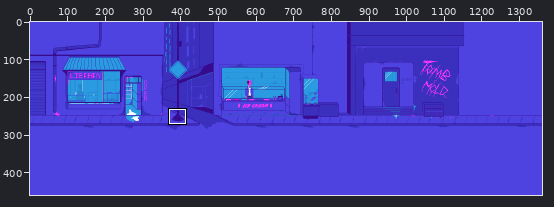
Pixel-art file, stored at Assets/Sprites/City/scenario-city.ase. The picture above shows the old version from afar; the outline marks the close-up.
Close-up. Before the edit:
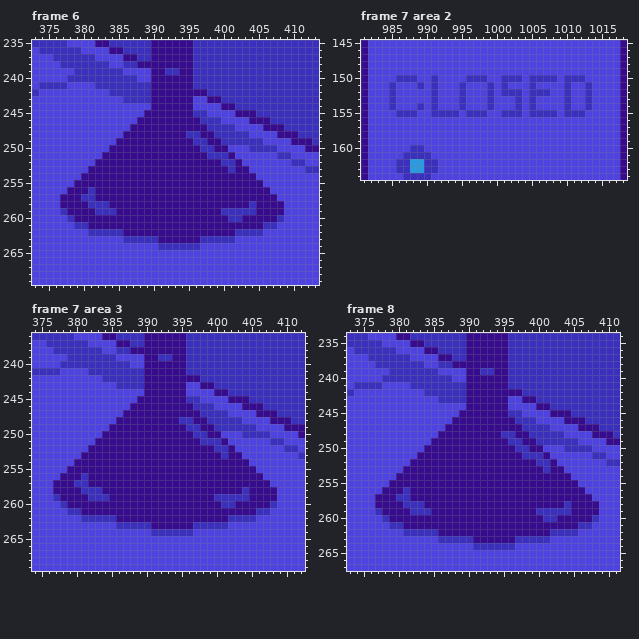
1360x460 pixels, 10 frames. Colours within 5 levels of each other are drawn and written as one. Shown: frame 6: x 373..413, y 235..269; frame 7 area 2: x 981..1018, y 145..164; frame 7 area 3: x 374..412, y 236..269; frame 8: x 373..411, y 234..267. The commit also changed other frames or places, which this record leaves out.
The result:
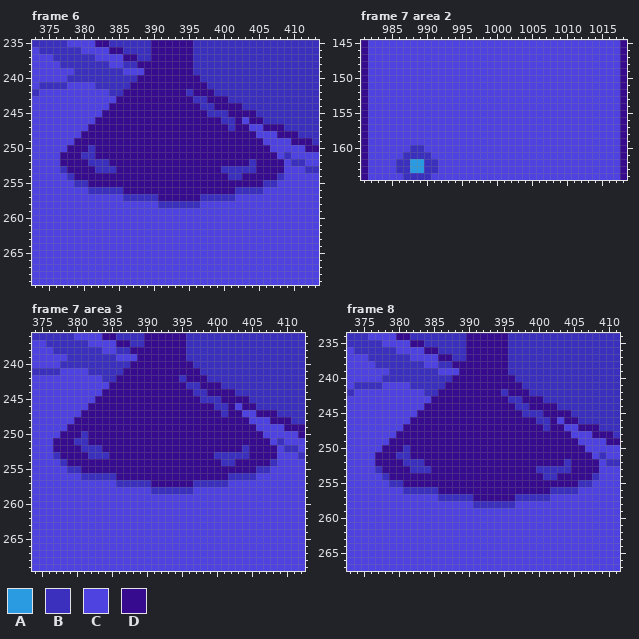
Palette (. is transparent): A #2a9be0  B #3b2fbe  C #4e43e1  D #370b8e
Change:
Changed rows in their new state; - is an unchanged pixel.
Frame 6, layer "Scenario":
first column x 377:
239 ------------D--DD---------------
240 -----------DD------D------------
241 ----------DDD------DD-----------
242 ---------DDDD-----B--D----------
243 --------DDDDD------BB--D--------
244 -------DDDDDD------DBBD--D------
245 ------DDDDDD-------DDBBBD-------
246 -----DDDDDD---------DDDBBD---B--
247 ----DDDDDD-----------DDD-DD-----
248 ---DDDDDD---------DD--DDDDDD----
249 --DDDDDD-----------DD--DDDDDD---
250 -DDDBDD-------------DD--DDDDDDC-
251 DDDBBD---------------DDD-DDDDDDC
252 DDDDBBB----------------DD-DBDDDD
253 BDDD-BBB---------------B-BBBDDDD
254 -BD---------------------BB--DDDB
255 --BB-------------------------BB-
256 -CCC-BBBB----------------BBBBC--
257 CCCCCCCCCBBBBB------BBBBBCCCCCC-
258 CCCCCCCCCCCCCCBBBBBBCCCCCCCCCCCC
259 CCCCCCCCCCCCCCCCCCCCCCCCCCCCCCCC
260 -CCCCCCCCCCCCCCCCCCCCCCCCCCCCCCC
261 --CCCCCCCCCCCCCCCCCCCCCCCCCCCCC-
262 ----CCCCCCCCCCCCCCCCCCCCCCCCC---
263 ---------CCCCCCCCCCCCCCCC-------
264 --------------CCCCCC------------
Frame 7 area 2, layer "Scenario":
first column x 985:
150 -CCC--C----CCC--CCC-CCCC-CCC-
151 C---C-C---C---C-C---C----C--C
152 C-----C---C---C-CCC-CCC--C--C
153 C-----C---C---C---C-C----C--C
154 C---C-C---C---C---C-C----C--C
155 -CCC--CCCC-CCC--CCC-CCCC-CCC-
Frame 7 area 3, layer "Scenario": the same change as frame 6
Frame 8, layer "Scenario": the same change as frame 6
Changed places in both close-ups, as pixel boxes (x1, y1, x2, y2):
changed: (60, 68, 284, 250)
changed: (389, 75, 592, 117)
changed: (53, 354, 277, 536)
changed: (375, 368, 599, 550)
